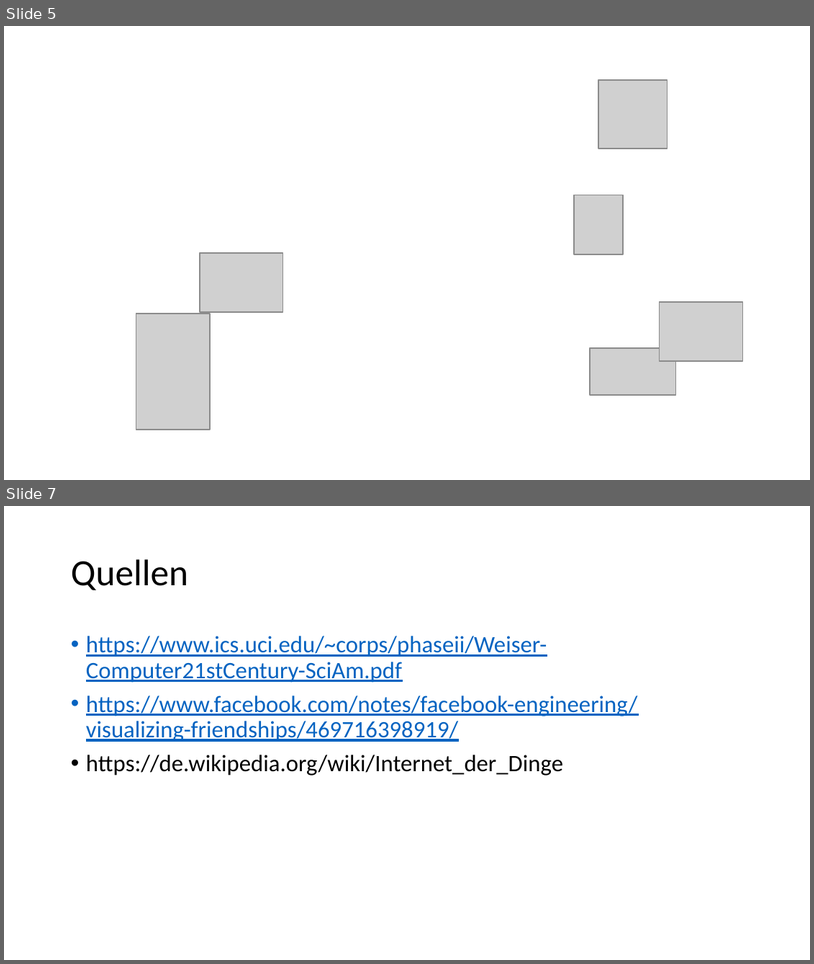
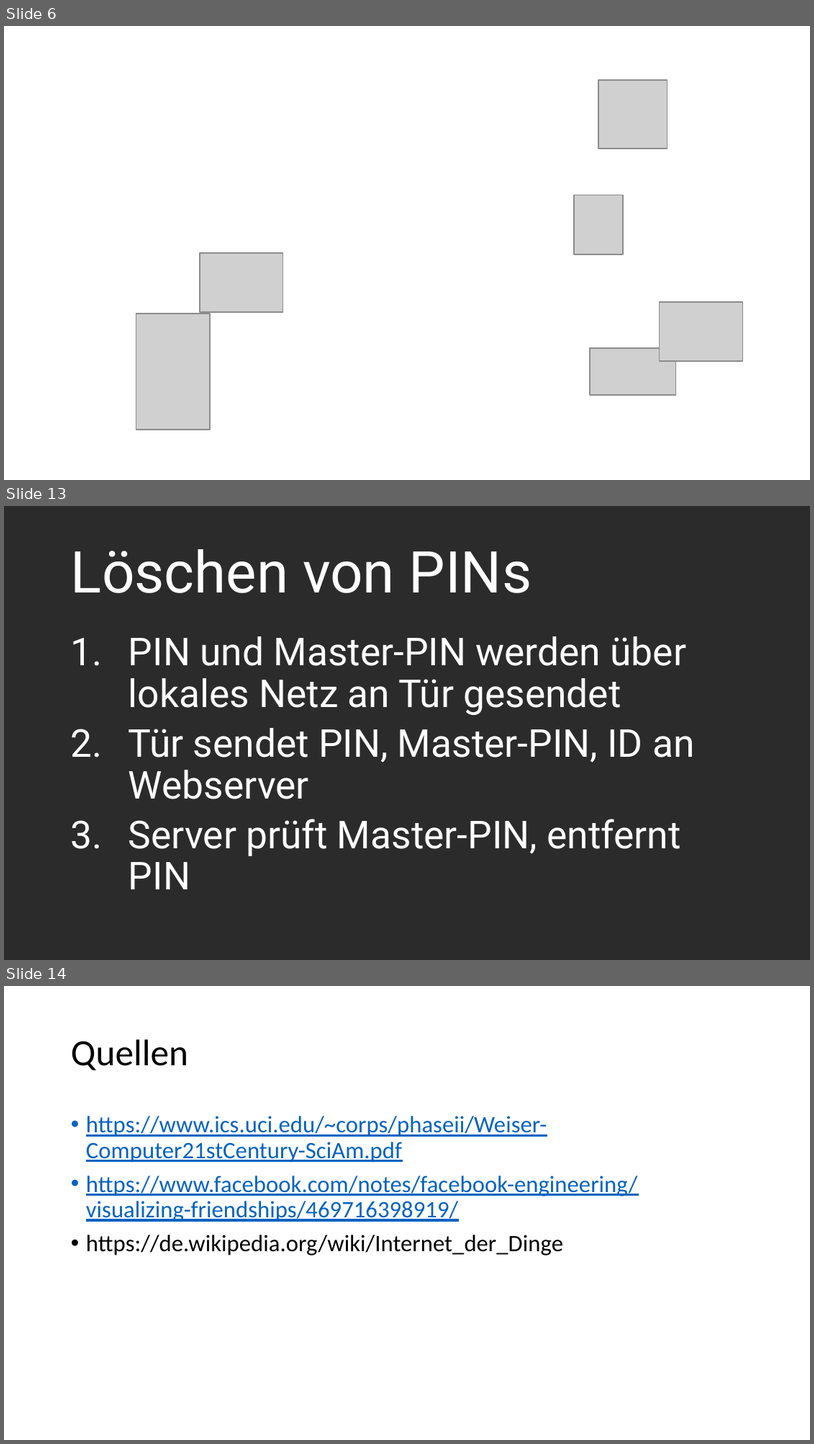
Before and after one commit to ottojo/entryManagement, a slide deck: Internet of Things.pptx. Shown one above the other, each under a label of ours: slides 5 and 7 before the commit, slides 6, 13 and 14 after it; the slides between them are not shown. The pictures are 814x964 and 814x1444 pixels, drawn with LibreOffice and Linux fonts; fonts in the diff are those of the drawing; grey boxes stand for pictures; background and template pictures are left out; a plain dark background stands for a picture behind light text. Boxes give left, top, right and bottom in pixels: in the first picture for what was removed or moved away, otherwise in the second. Text is boxed around its words. In the diff, an @@ line names an element or a change of style, - is before the commit and + after.

```diff
--- a/Internet of Things.pptx
+++ b/Internet of Things.pptx
@@ slide 13 added at [4, 506, 810, 960], background picture (left out) @@
@@ title added at [71, 549, 532, 593], 36 pt, text #FFFFFF @@
+Löschen von PINs
@@ text added at [129, 636, 694, 889], 24 pt, text #FFFFFF @@
+1. PIN und Master-PIN werden über lokales Netz an Tür gesendet
+2. Tür sendet PIN, Master-PIN, ID an Webserver
+3. Server prüft Master-PIN, entfernt PIN
@@ what was slide 5 is now slide 6 @@
@@ what was slide 7 is now slide 14 @@
```
Also in this commit, not shown: 6 other slides added.
